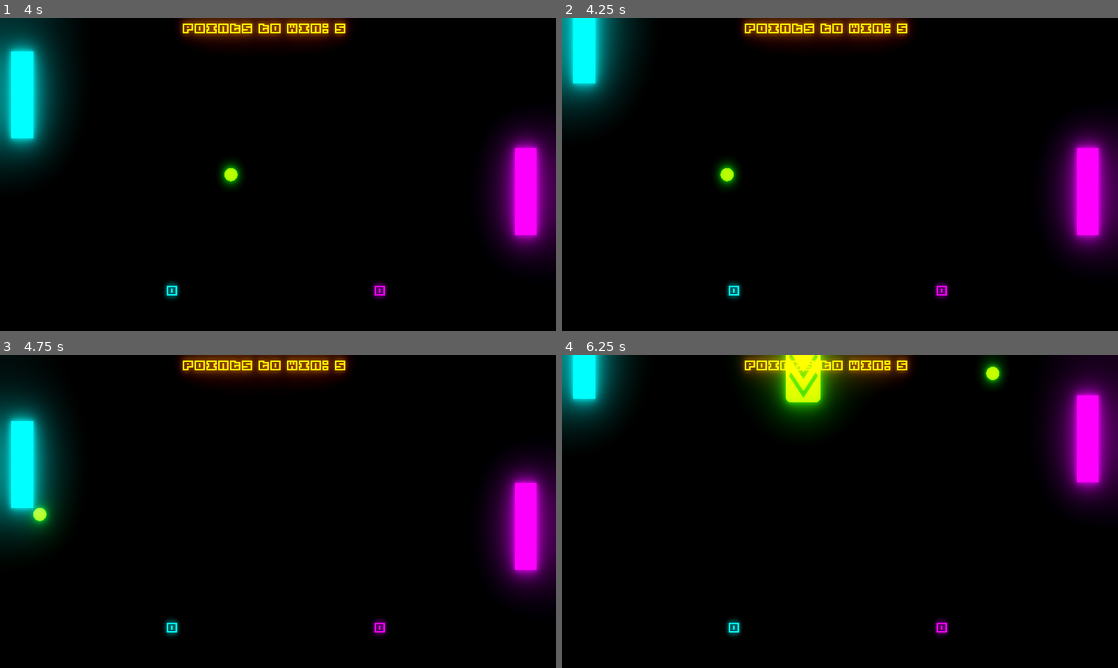
Above: before the commit, frames 1-4 (two rows, left to right).
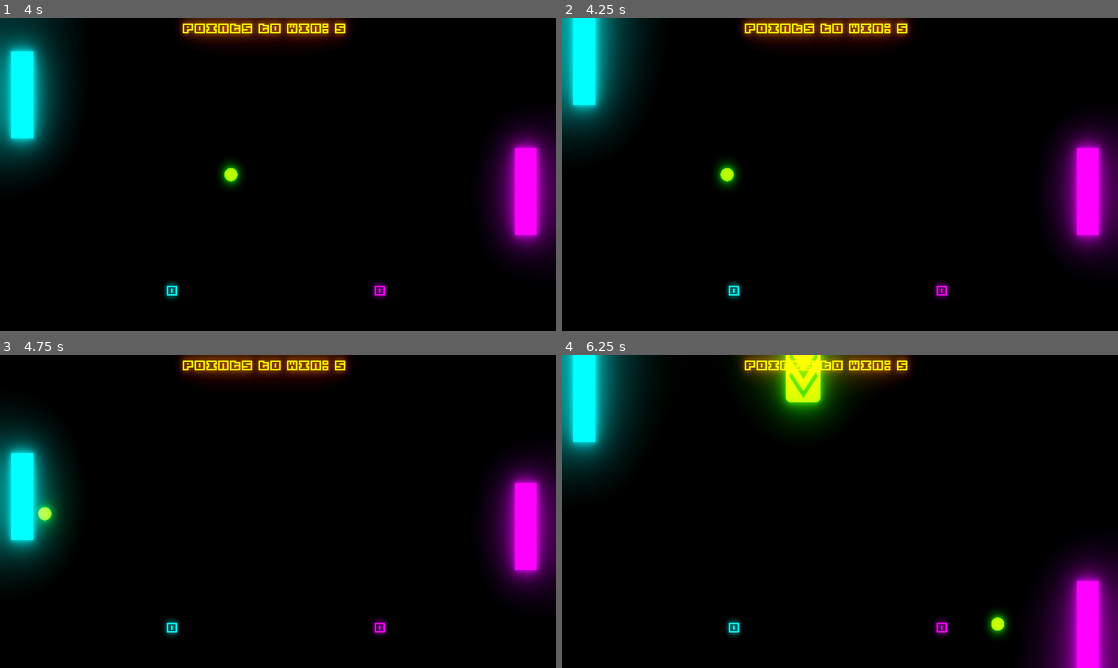
Above: after the commit, the same moments.

Repository: swip3798/ExtremePong
Game: Godot game, scene res://Objects/Main Menu.tscn
Two runs of this game, one before a commit and one after it. Both use one fixed random seed, a clock stepped at 60 frames per second and the inputs below.
Inputs (mouse positions are in pixels of both pictures, inside the frame that each line leads up to):
- Up to frame 1 (4 s): click "Play" at 0.5 s; click "1 Player" at 1.25 s; click "1 Player" at 2 s; click "Play" at 2.75 s; tap Enter at 3.5 s; move the mouse to (400, 158) at 3.52 s; hold W (ui_up) from 3.53 s (still down); click (400, 158) at 3.67 s
- Up to frame 2 (4.25 s): keep holding W (ui_up)
- Up to frame 3 (4.75 s): move the mouse to (166, 527) at 4.27 s; release W (ui_up) at 4.28 s; hold S (ui_down) from 4.28 s (still down)
- Up to frame 4 (6.25 s): move the mouse to (895, 442) at 5.02 s; release S (ui_down) at 5.03 s; hold W (ui_up) from 5.03 s (still down); move the mouse to (812, 574) at 5.77 s; click (812, 574) at 5.92 s

Frame 1 is identical in both runs. In frame 2, 1.5% of the frame differs, in the area x 0-10%, y 17-38%; in frame 3, 4.0%; in frame 4, 14%, in the area x 0-100%, y 0-100%.

Commit message:
[BUGFIX] player oob [DELETE] unused function in player

Diff:
--- a/Objects/Level.tscn
+++ b/Objects/Level.tscn
@@ -12,7 +12,7 @@
 [ext_resource path="res://assets/grabber.png" type="Texture" id=10]
 [ext_resource path="res://Objects/LevelEnvironment.tscn" type="PackedScene" id=11]
 
-[node name="Level" type="Node2D" index="0"]
+[node name="Level" type="Node2D"]
 
 script = ExtResource( 1 )
 
--- a/Objects/Player.gd
+++ b/Objects/Player.gd
@@ -6,6 +6,8 @@
 signal collision_detected
 var points
 var width
+var height
+var texture
 
 var globalData
 
@@ -17,26 +19,21 @@
 	posY = get_position()[1]
 	speed=500
 	points = 0
-	width = get_node("Sprite").texture.get_size()[0]
+	texture = get_node("Sprite").texture
+	width = texture.get_size()[0]
+	height = texture.get_size()[1]
 
 func move_up(delta):
 	posY -= speed*delta
-	if posY < 0:
-		posY = 0
+	if (posY - (height/2)) < 0:
+		posY = height/2
 	set_position(Vector2(posX,posY))
 
 func move_down(delta):
 	posY += speed*delta
-	if posY > globalData.getOption("height"):
-		posY = globalData.getOption("height")
+	if (posY+(height/2)) > globalData.getOption("height"):
+		posY = globalData.getOption("height")-(height/2)
 	set_position(Vector2(posX,posY))
-
-func limit_speed():
-	if abs(speed) < 100:
-		if speed < 0:
-			speed = 100
-		else:
-			speed = -100
 
 
 func _on_Area2D_area_entered(area):
--- a/Objects/Player.tscn
+++ b/Objects/Player.tscn
@@ -8,7 +8,7 @@
 custom_solver_bias = 0.0
 extents = Vector2( 11.8707, 11.2705 )
 
-[node name="Player" type="Node2D"]
+[node name="Player" type="Node2D" index="0"]
 
 script = ExtResource( 1 )
 
